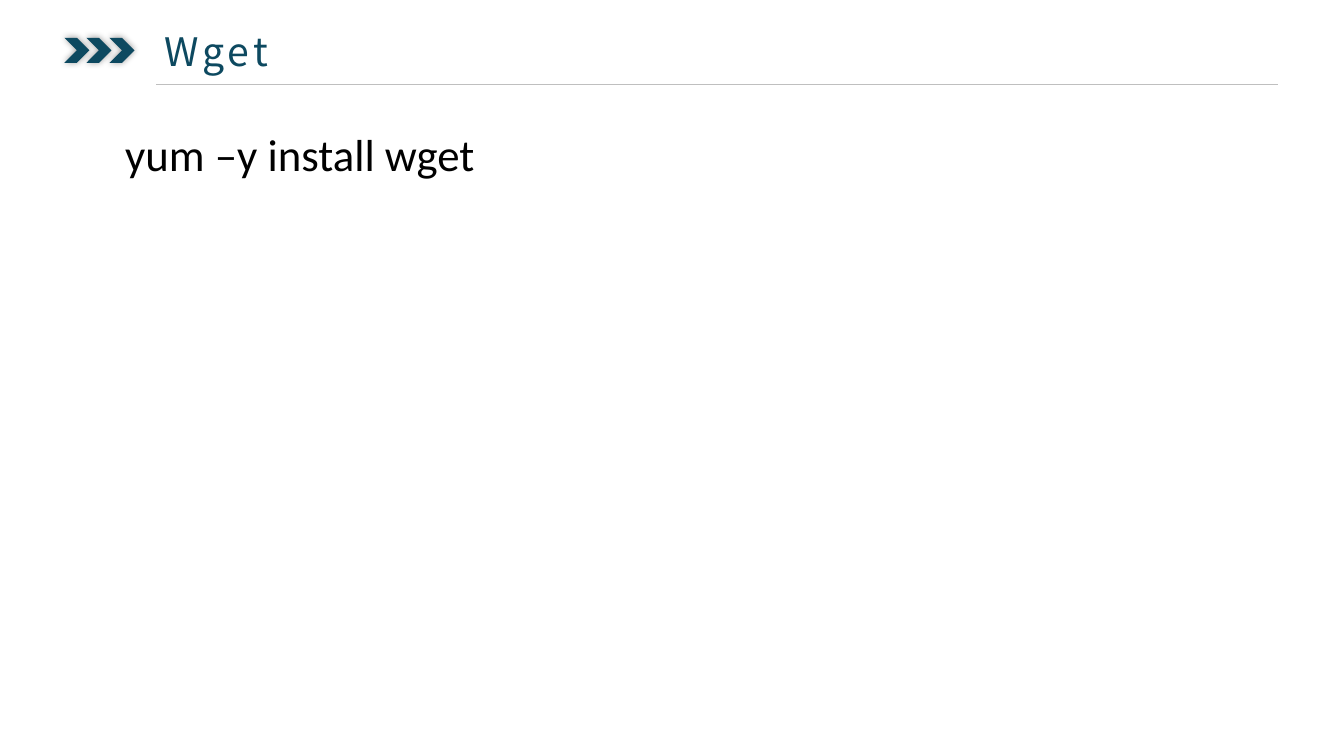
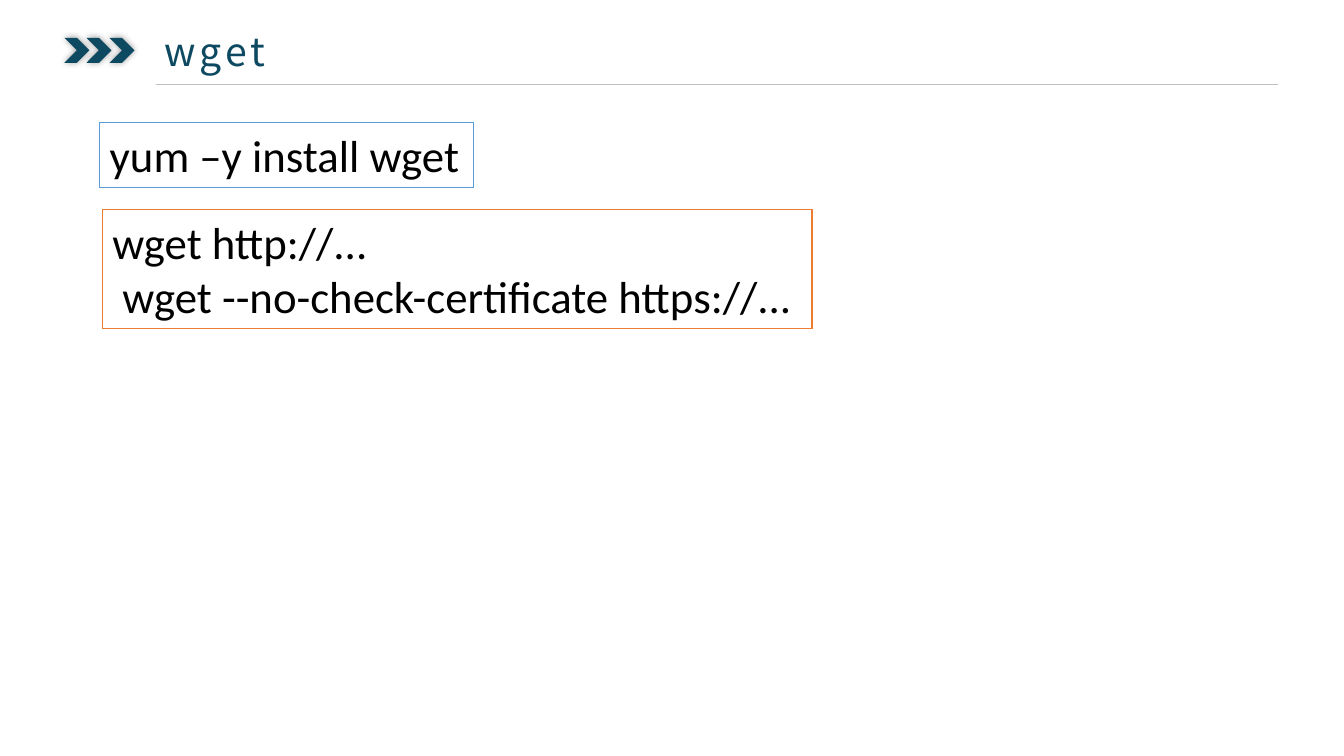
Before and after one commit to ysglyl/ppts, a slide deck: slide 4 of centos7.pptx (slide 3 before the commit). Drawn at 1344x756 pixels with LibreOffice and Linux fonts; fonts in the diff are those of the drawing. Boxes give left, top, right and bottom in pixels: in the first picture for what was removed or moved away, otherwise in the second. Text is boxed around its words. In the diff, an @@ line names an element or a change of style, - is before the commit and + after.

```diff
--- a/centos7.pptx
+++ b/centos7.pptx
@@ text at [164,37,268,76]: text changed @@
-  Wget
+  wget
@@ rectangle "yum –y install wget": place and size @@
-rectangle "yum –y install wget" at [125,140,474,179]
+rectangle "yum –y install wget" at [100,123,474,188]
@@ rectangle "yum –y install wget" at [100,123,474,188]: outline none to #5B9BD5 0.75 pt @@
@@ rectangle added at [103,210,813,329], fill #FFFFFF, outline #ED7D31 1 pt, 32 pt, text #000000 @@
+wget http://...
+wget --no-check-certificate https://...
```
Also in this commit, not shown: 15 slides added, 1 slide removed, 3 other files.
